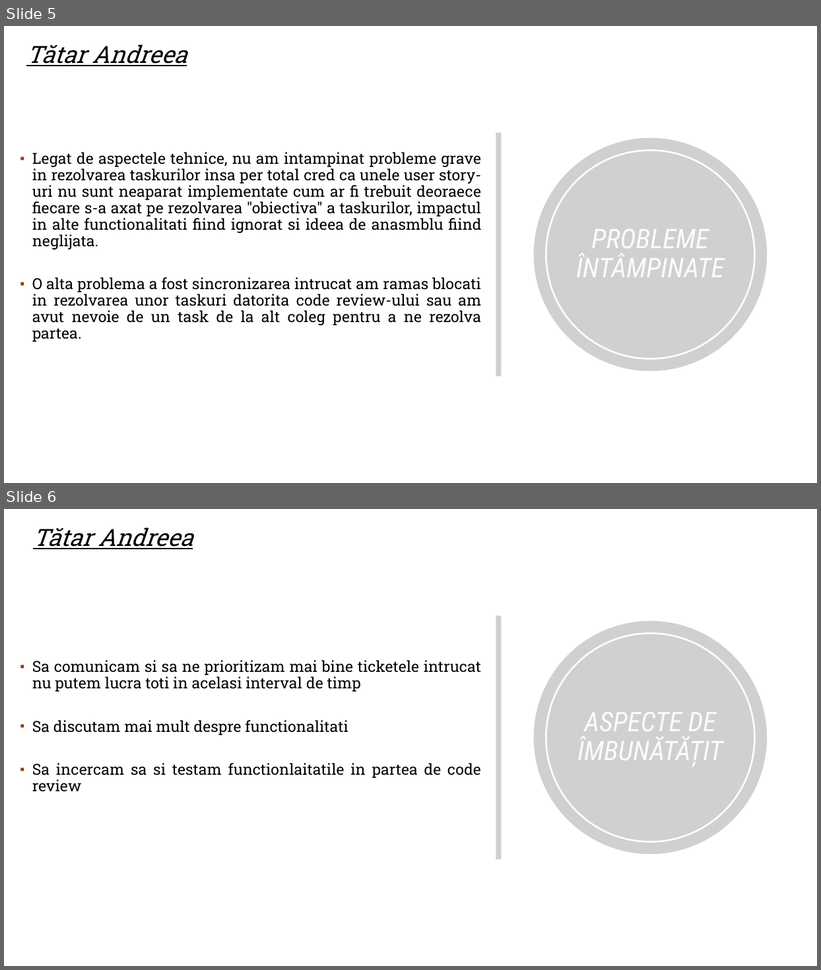
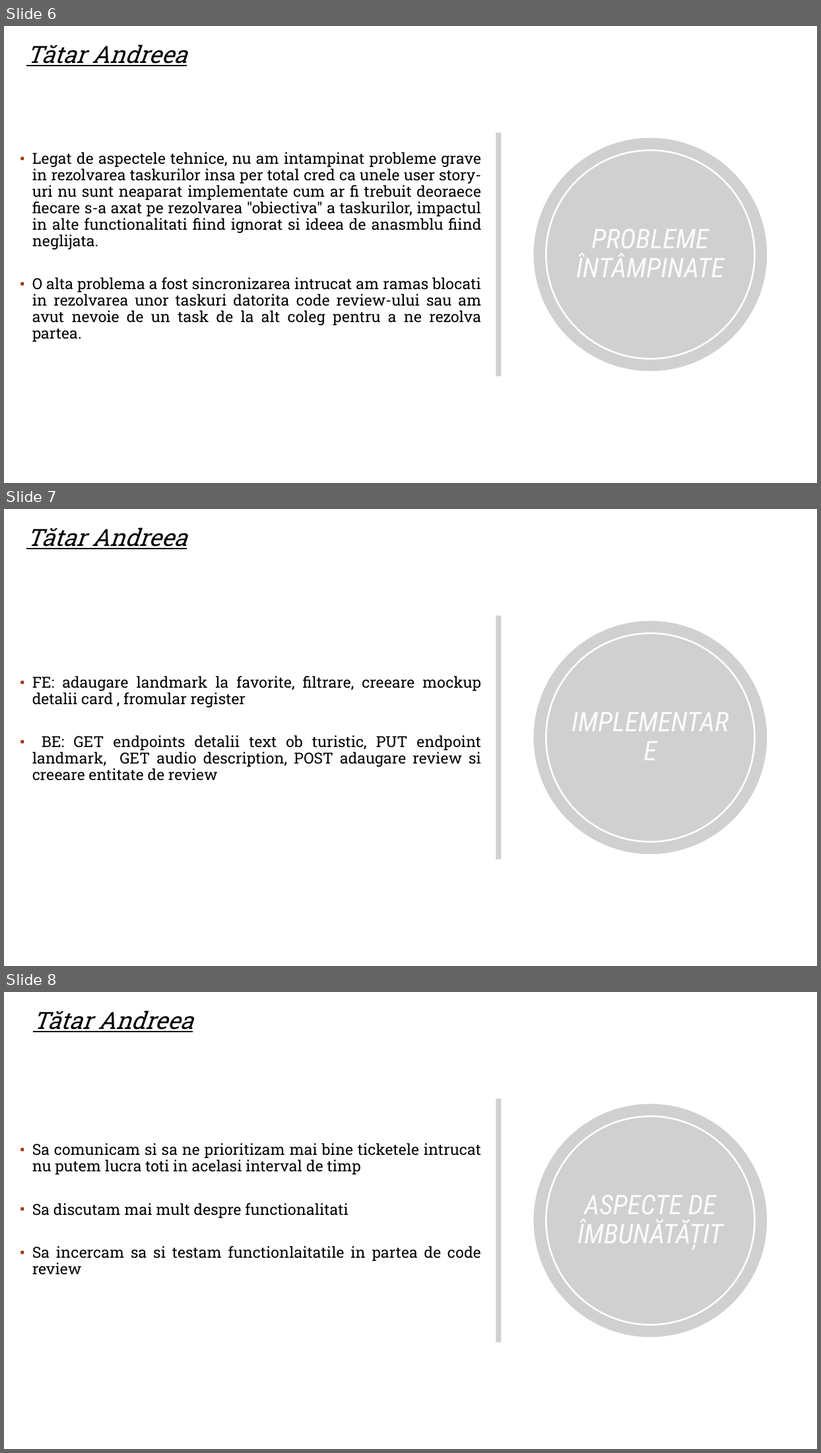
Before and after one commit to DISI-2023/30641_STOICA_DANIELA_TRAVEL_POINTS_BACKEND, a slide deck: Travel points.pptx. Shown one above the other, each under a label of ours: slides 5 and 6 before the commit, slides 6, 7 and 8 after it. The pictures are 821x970 and 821x1453 pixels, drawn with LibreOffice and Linux fonts; fonts in the diff are those of the drawing; grey boxes stand for pictures; background and template pictures are left out. Boxes give left, top, right and bottom in pixels: in the first picture for what was removed or moved away, otherwise in the second. Text is boxed around its words. In the diff, an @@ line names an element or a change of style, - is before the commit and + after.

```diff
--- a/Travel points.pptx
+++ b/Travel points.pptx
@@ slide 7 added at [4,509,817,966], background #FFFFFF @@
@@ rectangle added at [4,509,817,966], fill #FFFFFF @@
@@ text added at [26,527,187,549], 28 pt, text #000000, italic, underline @@
+Tătar Andreea
@@ picture added at [496,616,502,860] @@
@@ picture added at [534,621,768,855] @@
@@ ellipse added at [547,634,755,842], outline #FFFFFF 2 pt @@
@@ text added at [32,676,481,781], 18 pt, text #000000 @@
+▪ FE: adaugare landmark la favorite, filtrare, creeare mockup detalii card , fromular register
+▪ BE: GET endpoints detalii text ob turistic, PUT endpoint landmark, GET audio description, POST adaugare review si creeare entitate de review
@@ title added at [563,667,739,808], 32 pt, text #FCFCFC, italic @@
+IMPLEMENTARE
@@ what was slide 5 is now slide 6 @@
@@ what was slide 6 is now slide 8 @@
```
Also in this commit, not shown: 3 slides changed, 3 other slides added.
